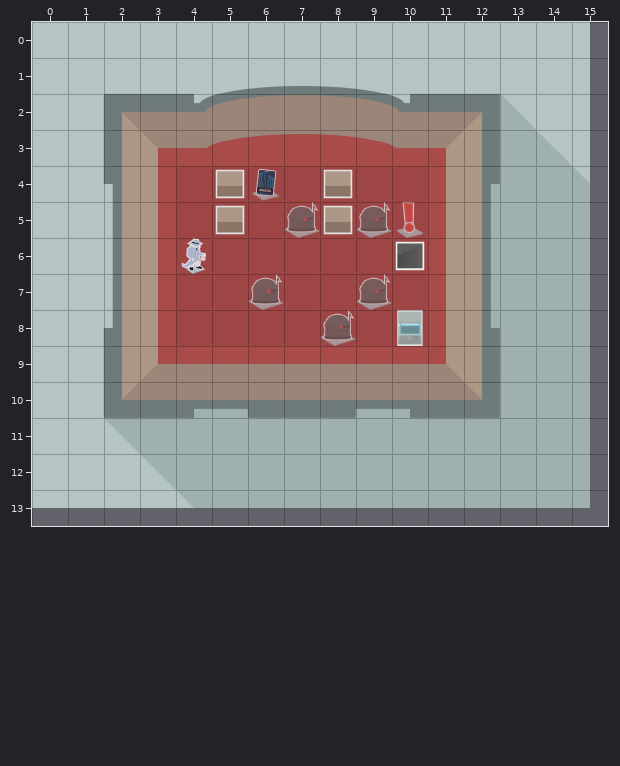
One commit to this Tiled map (JSON): src/resources/maps/level-4-floor-1.json. The picture above is the old version.
Cells are 75x75 px. Shown: x 0..15, y 0..13.
Now the later version:
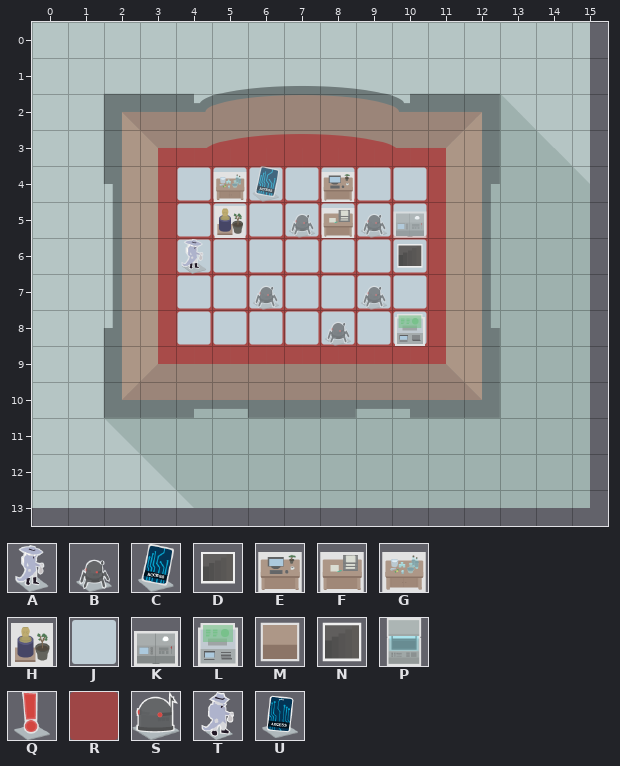
Key: from "assets": A 0 "START", B 2 "ENEMY", C 11 "KEY", D 15 "EXIT", E 27 "WALL", F 28 "WALL", G 36 "WALL", H 37 "WALL", J 57 "BLANK", K 61 "SHIELD_CONTROL", L 62 "SHOP"; from "tiles": M 0, N 1, P 2, Q 3, R 5, S 6, T 7, U 9.
_ is an empty cell.
Objects are placed by their top-left corner, in cells (3,4 is the top-left corner of cell 3,4); size is 1x1 cell unless given.
Edits made:
{"where": "layer \"Tiles\""}
{"y":4,"x":4,"old":"RRRRRRR","new":"JJJJJJJ"}
{"y":5,"x":4,"old":"RRRRRRR","new":"JJJJJJJ"}
{"y":6,"x":4,"old":"RRRRRRR","new":"JJJJJJJ"}
{"y":7,"x":4,"old":"RRRRRRR","new":"JJJJJJJ"}
{"y":8,"x":4,"old":"RRRRRRR","new":"JJJJJJJ"}
{"where": "layer \"Assets\""}
{"y":4,"x":5,"old":"M","new":"G"}
{"y":4,"x":8,"old":"M","new":"E"}
{"y":5,"x":5,"old":"M","new":"H"}
{"y":5,"x":8,"old":"M","new":"F"}
{"y":6,"x":4,"old":"T","new":"A"}
{"y":6,"x":10,"old":"N","new":"D"}
{"y":8,"x":10,"old":"P","new":"L"}
{"where": "layer \"Random Key\""}
{"now": "C \"KEY\" at 6,4"}
{"was": "U at 6,4"}
{"where": "layer \"Random Enemies\""}
{"now": "B \"ENEMY\" at 7,5"}
{"now": "B \"ENEMY\" at 9,5"}
{"now": "B \"ENEMY\" at 9,7"}
{"now": "B \"ENEMY\" at 6,7"}
{"now": "B \"ENEMY\" at 8,8"}
{"was": "S at 7,5"}
{"was": "S at 9,5"}
{"was": "S at 6,7"}
{"was": "S at 9,7"}
{"was": "S at 8,8"}
{"where": "layer \"Shield\""}
{"now": "K \"SHIELD_CONTROL\" at 10,5"}
{"was": "Q at 10,5"}
{"label":"changed","picture_box":[176,166,428,346]}
